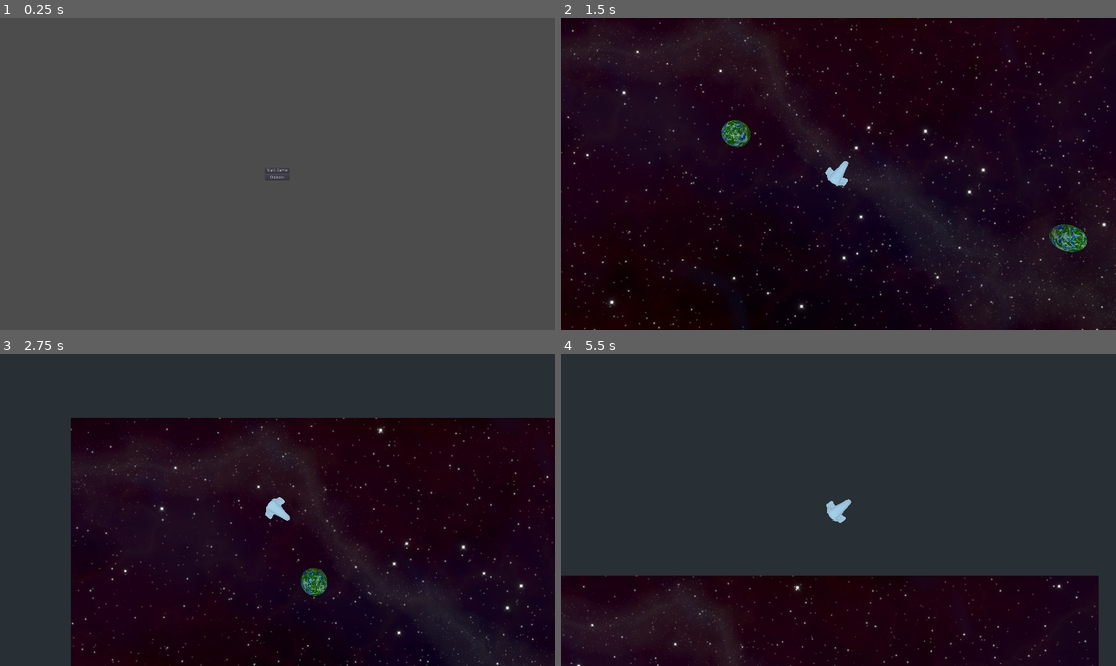
Above: before the commit, frames 1-4 (two rows, left to right).
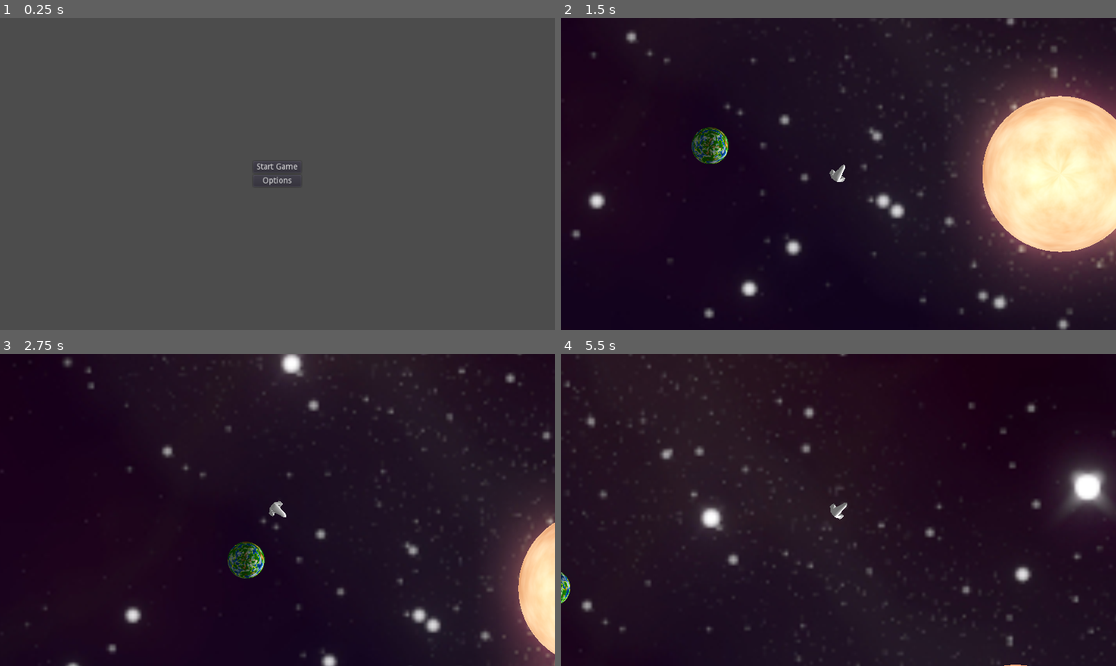
Above: after the commit, the same moments.

Repository: JestemStefan/GodotWildJam34-Towtreck
Game: Godot game, scene res://Menu/MainMenu.tscn
The game is run twice, just before and just after one commit, with the same random seed, the same clock (stepped at 60 frames per second) and the same inputs.
Inputs (mouse positions are in pixels of both pictures, inside the frame that each line leads up to):
- Up to frame 1 (0.25 s): no input
- Up to frame 2 (1.5 s): click "Start Game" at 0.5 s; move the mouse to (960, 158) at 1.27 s; hold D (turn_right) from 1.28 s (still down); tap Space (select) at 1.35 s; click (960, 158) at 1.42 s
- Up to frame 3 (2.75 s): move the mouse to (166, 525) at 2.02 s; release D (turn_right) at 2.03 s; hold S (thrust_backwards) from 2.03 s (still down); tap Space (select) at 2.1 s
- Up to frame 4 (5.5 s): move the mouse to (894, 441) at 2.77 s; release S (thrust_backwards) at 2.78 s; hold D (turn_right) 2.78-3.53 s; tap Space (select) every 0.75 s from 2.85 to 5.1 s; move the mouse to (810, 572) at 3.52 s; hold S (thrust_backwards) 3.53-4.28 s; click (810, 572) at 3.67 s; move the mouse to (1005, 556) at 4.27 s; hold A (turn_left) from 4.28 s (still down); move the mouse to (672, 463) at 5.02 s

The runs differ from the first frame. In frame 1, 0.1% of the frame differs, in the area x 46-54%, y 46-54%; in frame 2, 30%; in frame 3, 39%; in frame 4, 59%, in the area x 0-100%, y 0-100%.

Commit message:
Add placing planets in orbits

Diff:
--- a/Player/States/EmptyState.gd
+++ b/Player/States/EmptyState.gd
@@ -20,7 +20,8 @@
 				nearestDistance = distance
 				nearest = planet
 
-		if nearestDistance < 10:
+		if nearestDistance < 25:
+			(nearest as Planet).hook_to_ship()
 			stateMachine.SetState("towing", false, [nearest])
 
 func PhysicsProcess(delta: float):
--- a/Player/States/TowingState.gd
+++ b/Player/States/TowingState.gd
@@ -1,6 +1,6 @@
 extends State
 
-var towingTarget: Spatial
+var towingTarget: Planet
 
 func OnStateLoad(parameters: Array):
 	towingTarget = parameters[0]
@@ -10,7 +10,12 @@
 
 func Process(delta: float):
 	if Input.is_action_just_pressed("select"):
-		stateMachine.SetState("empty")
+
+		# Check if towing target CAN be placed in orbit
+		if towingTarget.unhook_to_orbit() == OK:
+			stateMachine.SetState("empty")
+
+		# else do something
 
 func PhysicsProcess(delta: float):
 	var pivotRadius = Vector3.FORWARD * 5;
--- /dev/null
+++ b/Scenes/CelestialBodies/Orbit.tscn
@@ -0,0 +1,6 @@
+[gd_scene load_steps=2 format=2]
+
+[ext_resource path="res://src/CelestialBodies/Orbit.gd" type="Script" id=1]
+
+[node name="Orbit" type="Spatial"]
+script = ExtResource( 1 )
--- /dev/null
+++ b/Scenes/CelestialBodies/Sun.tscn
@@ -0,0 +1,43 @@
+[gd_scene load_steps=7 format=2]
+
+[ext_resource path="res://src/CelestialBodies/Sun.gd" type="Script" id=1]
+
+[sub_resource type="SphereMesh" id=1]
+radius = 25.0
+height = 50.0
+
+[sub_resource type="OpenSimplexNoise" id=2]
+period = 31.6
+lacunarity = 2.76
+
+[sub_resource type="NoiseTexture" id=3]
+seamless = true
+noise = SubResource( 2 )
+
+[sub_resource type="SpatialMaterial" id=4]
+albedo_color = Color( 0, 0, 0, 1 )
+emission_enabled = true
+emission = Color( 1, 0.482353, 0.2, 1 )
+emission_energy = 0.6
+emission_operator = 0
+emission_on_uv2 = false
+emission_texture = SubResource( 3 )
+
+[sub_resource type="SphereShape" id=5]
+radius = 28.5141
+
+[node name="Sun" type="StaticBody"]
+script = ExtResource( 1 )
+
+[node name="SunMesh" type="MeshInstance" parent="."]
+mesh = SubResource( 1 )
+material/0 = SubResource( 4 )
+
+[node name="Orbits" type="Spatial" parent="."]
+
+[node name="OmniLight" type="OmniLight" parent="."]
+omni_range = 1000.0
+omni_attenuation = 0.000102649
+
+[node name="CollisionShape" type="CollisionShape" parent="."]
+shape = SubResource( 5 )
--- a/World/TestEnvironment.tscn
+++ b/World/TestEnvironment.tscn
@@ -1,26 +1,44 @@
-[gd_scene load_steps=5 format=2]
+[gd_scene load_steps=7 format=2]
 
 [ext_resource path="res://art/planet/Planet_v1.tscn" type="PackedScene" id=1]
 [ext_resource path="res://Player/Player3d.tscn" type="PackedScene" id=2]
 [ext_resource path="res://Player/Camera.gd" type="Script" id=3]
 [ext_resource path="res://World/space.jpg" type="Texture" id=4]
+[ext_resource path="res://Scenes/CelestialBodies/Sun.tscn" type="PackedScene" id=5]
+
+[sub_resource type="Environment" id=1]
+ambient_light_color = Color( 1, 1, 1, 1 )
+ambient_light_energy = 0.43
+glow_enabled = true
+glow_intensity = 2.13
+glow_strength = 1.4
 
 [node name="TestEnvironment" type="Spatial"]
 
 [node name="Player" parent="." instance=ExtResource( 2 )]
+transform = Transform( 1, 0, 0, 0, 1, 0, 0, 0, 1, -38.0506, 0, 0 )
 
 [node name="Camera" type="Camera" parent="."]
 transform = Transform( 1, 0, 0, 0, -4.37114e-08, 1, 0, -1, -4.37114e-08, 0, 50, 0 )
+projection = 1
+size = 100.0
+far = 1000.0
 script = ExtResource( 3 )
 
 [node name="Sprite3D" type="Sprite3D" parent="."]
-transform = Transform( 10, 0, 0, 0, -4.37114e-07, -10, 0, 10, -4.37114e-07, 0, -20, 0 )
+transform = Transform( 100, 0, 0, 0, -4.37114e-06, -100, 0, 100, -4.37114e-06, 0, -74.4188, 0 )
 texture = ExtResource( 4 )
 
 [node name="Planet_v1" parent="." instance=ExtResource( 1 )]
-transform = Transform( 1, 0, 0, 0, 1, 0, 0, 0, 1, -22.9077, 0, -9.04532 )
+transform = Transform( 1, 0, 0, 0, 1, 0, 0, 0, 1, -79.2138, 0, -9.04532 )
 planet_weight = 50.0
 
 [node name="Planet_v2" parent="." instance=ExtResource( 1 )]
-transform = Transform( 1, 0, 0, 0, 1, 0, 0, 0, 1, 51.4019, 0, 14.3479 )
+transform = Transform( 1, 0, 0, 0, 1, 0, 0, 0, 1, 51.4019, 0, -130.626 )
 planet_weight = 50.0
+
+[node name="Sun" parent="." instance=ExtResource( 5 )]
+transform = Transform( 1, 0, 0, 0, 1, 0, 0, 0, 1, 33.058, 0, 0 )
+
+[node name="WorldEnvironment" type="WorldEnvironment" parent="."]
+environment = SubResource( 1 )
--- a/art/planet/Planet_v1.tscn
+++ b/art/planet/Planet_v1.tscn
@@ -5,11 +5,13 @@
 [ext_resource path="res://src/Test_Planet.gd" type="Script" id=3]
 
 [sub_resource type="SphereMesh" id=1]
+radius = 2.0
+height = 4.0
 
 [sub_resource type="SphereMesh" id=2]
 material = ExtResource( 1 )
-radius = 1.01
-height = 2.02
+radius = 2.02
+height = 4.04
 
 [node name="Planet_v1" type="Spatial"]
 script = ExtResource( 3 )
--- a/project.godot
+++ b/project.godot
@@ -23,11 +23,17 @@
 "class": "StateMachine",
 "language": "GDScript",
 "path": "res://StateMachine/StateMachine.gd"
+}, {
+"base": "Spatial",
+"class": "Sun",
+"language": "GDScript",
+"path": "res://src/CelestialBodies/Sun.gd"
 } ]
 _global_script_class_icons={
 "Planet": "",
 "State": "",
-"StateMachine": ""
+"StateMachine": "",
+"Sun": ""
 }
 
 [application]
@@ -36,10 +42,16 @@
 run/main_scene="res://Menu/MainMenu.tscn"
 config/icon="res://icon.png"
 
+[autoload]
+
+LevelManager="*res://src/Globals/LevelManager.gd"
+
 [display]
 
 window/size/width=1920
 window/size/height=1080
+window/size/test_width=960
+window/size/test_height=540
 
 [importer_defaults]
 
--- /dev/null
+++ b/src/CelestialBodies/Orbit.gd
@@ -0,0 +1,12 @@
+extends Spatial
+
+var orbital_speed: float = 0.1
+
+# Called when the node enters the scene tree for the first time.
+func _ready():
+	pass # Replace with function body.
+
+
+
+func _process(delta):
+	rotate_y(orbital_speed * delta)
--- /dev/null
+++ b/src/CelestialBodies/Sun.gd
@@ -0,0 +1,7 @@
+extends Spatial
+class_name Sun
+
+
+# Called when the node enters the scene tree for the first time.
+func _ready():
+	LevelManager.current_sun = self
--- /dev/null
+++ b/src/Globals/LevelManager.gd
@@ -0,0 +1,70 @@
+extends Node
+
+var current_sun = null
+
+var orbit_instance = preload("res://Scenes/CelestialBodies/Orbit.tscn")
+var occupied_orbits: Array = []
+
+var orbit_spacing: float = 25
+
+# Called when the node enters the scene tree for the first time.
+func _ready():
+	pass # Replace with function body.
+
+
+# check if this orbit is free and return planet orbital spot or null
+func get_free_orbit(planet) -> Position3D:
+
+	# get orbit radious
+	var requested_orbit_r: float = round(current_sun.global_transform.origin.distance_to(planet.global_transform.origin))
+
+	# check if this orbit is already occupied
+	for orbit_r in occupied_orbits:
+
+		# if distance too other orbit is too small then orbit is occupied
+		if abs(orbit_r - requested_orbit_r) < orbit_spacing:
+			print("This orbit is occupied. Move planet somehwere else")
+			return null
+
+	# if not then it's free.
+	# add to list of occupied orbits and return true
+	occupied_orbits.append(requested_orbit_r)
+	print(occupied_orbits)
+
+	# create new orbital spot and return
+	return create_new_orbit_spot(planet.global_transform.origin)
+
+
+
+func create_new_orbit_spot(planet_pos: Vector3) -> Position3D:
+
+	# create new position that planets will follow
+	var orbit = orbit_instance.instance()
+	var orbit_spot = Position3D.new()
+
+	# add orbit in game world
+	current_sun.get_node("Orbits").add_child(orbit)
+
+	# set orbital period based on distance
+	orbit.orbital_speed  = 1000 / pow(current_sun.global_transform.origin.distance_to(planet_pos), 2)
+
+	# add orbital spot on this orbit
+	orbit.add_child(orbit_spot)
+
+	# place spot at requested position
+	orbit_spot.global_transform.origin = planet_pos
+
+	return orbit_spot
+
+
+
+func release_orbit(orbital_spot: Position3D):
+
+	# should I check if orbit is on the list?
+
+	# delete orbit from the list so it will became available
+	var orbit_r: float = round(current_sun.global_transform.origin.distance_to(orbital_spot.global_transform.origin))
+	occupied_orbits.erase(orbit_r)
+
+	# delete orbit and orbital spot
+	orbital_spot.get_parent().call_deferred("free")
--- a/src/Test_Planet.gd
+++ b/src/Test_Planet.gd
@@ -1,8 +1,13 @@
 extends Spatial
 class_name Planet
 
+enum PlanetStates{FREE, TOWED, IN_ORBIT}
+var current_state: int = PlanetStates.FREE
+
 # Planet stats
 export var planet_weight: float = 1
+
+var orbital_parking_spot: Position3D = null
 
 
 func _ready():
@@ -13,6 +18,32 @@
 func _process(delta):
 	$PlanetsSurface.rotate_y(0.1 * delta)
 	$Clouds.rotate_y(0.2 * delta)
+
+	match current_state:
+
+		PlanetStates.FREE:
+			pass
+
+		PlanetStates.TOWED:
+			pass
+
+		PlanetStates.IN_ORBIT:
+			global_transform.origin = orbital_parking_spot.global_transform.origin
+
+
+func enter_state(new_state: int):
+
+	current_state = new_state
+
+	match current_state:
+		PlanetStates.FREE:
+			pass
+
+		PlanetStates.TOWED:
+			pass
+
+		PlanetStates.IN_ORBIT:
+			pass
 
 
 func grow_planet():
@@ -32,3 +63,40 @@
 	else:
 		planet_weight = 1
 		self.scale = Vector3.ONE
+
+
+# try to put planet in orbit
+func unhook_to_orbit() -> int:
+
+	# get empty parking spot
+	orbital_parking_spot = LevelManager.get_free_orbit(self)
+
+	# if there is no empty spot in this place then eturn null
+	if orbital_parking_spot == null:
+		return FAILED
+
+	# else place planet in orbit
+	enter_state(PlanetStates.IN_ORBIT)
+	return OK
+
+
+func hook_to_ship():
+
+	match current_state:
+
+		PlanetStates.FREE:
+			# enter towed state
+			enter_state(PlanetStates.TOWED)
+
+		PlanetStates.TOWED:
+			push_error("Towing already hooked planets shouldn't be possible")
+
+		PlanetStates.IN_ORBIT:
+			# delete orbit
+			LevelManager.release_orbit(orbital_parking_spot)
+
+			# reset parking spot
+			orbital_parking_spot = null
+
+			# enter towed state
+			enter_state(PlanetStates.TOWED)
